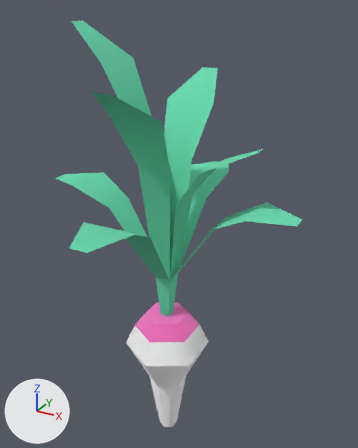
Two versions of the glTF model public/assets/models/food/radish.GLB, one commit apart.
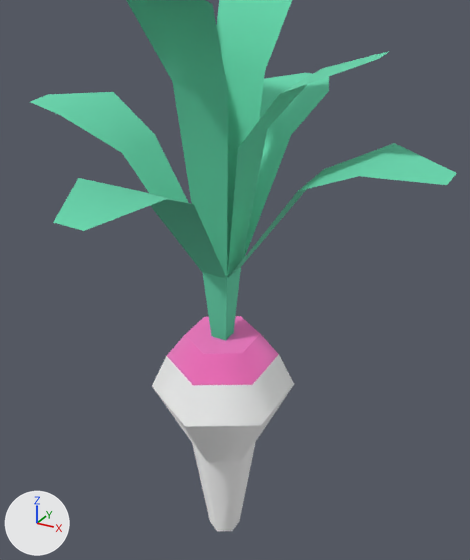
Each version is shown whole from a camera (50 mm lens) standing at (0.297, -0.506, 0.592) and looking at (0.006, 0.023, 0.328), then close up on the part from 11% to 87% of the width and 27% to 99% of the height. The axes (+X, +Y, +Z) are drawn at lower left. The lights are the same throughout. Vertices at the same position are counted once.

The scene before the commit, as lines of its bpy script (objects in view):
```python
me_mesh_radish_001 = bpy.data.meshes.new('Mesh radish.001')
me_mesh_radish_001.from_pydata(...)  # 86 vertices, 118 faces; spans x -0.172..0.172, y -0.172..0.172, z 0.0..0.576
# faces by material slot: [56, 22, 40]
me_mesh_radish_001.materials.append(mat_green_123)  # green #6adbb2
me_mesh_radish_001.materials.append(mat_purplelight_031)  # pink #ffaae5
me_mesh_radish_001.materials.append(mat_defaultmat_167)  # white #ffffff
ob_radish = bpy.data.objects.new('radish', me_mesh_radish_001)
ob_radish.location = (0.0, 0.0, 0.0)
```
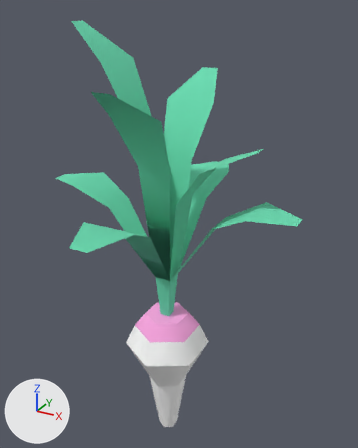
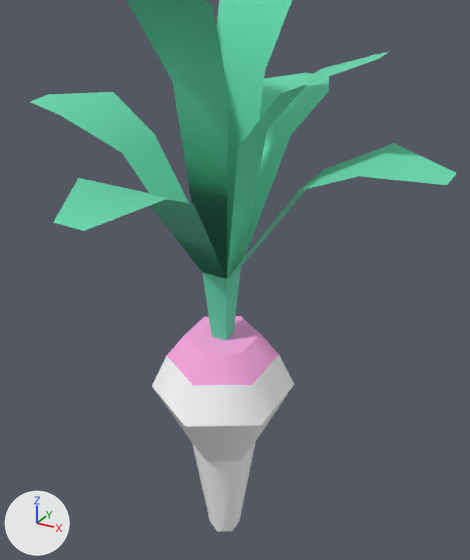
The newer file is also turned or shifted as a whole; pictures and numbers use the older file's frame.

What the commit changed:
Material 'purpleLight.044' (mat_purplelight_044) is new.
Its base color is (1.0, 0.4, 0.781) (pink #ffaae5).
Its roughness is 1.0.
Material '_defaultMat.235' (mat_defaultmat_235) is new.
Its base color is (1.0, 1.0, 1.0) (white #ffffff).
Its roughness is 1.0.
me_mesh_radish_001 has 86 vertices, 118 faces and spans x -0.172..0.172, y -0.172..0.172, z 0.0..0.576.
me_mesh_radish_001 is used by ob_radish; location (0.0, 0.0, 0.0).
me_mesh_radish_001 part 1: 3 of the faces centred in x -0.018..0.004, y -0.01..0.008, z 0.2..0.22 are now shaded flat.
me_mesh_radish_001 no longer uses material mat_purplelight_031 (pink #ffaae5).
me_mesh_radish_001 no longer uses material mat_defaultmat_167 (white #ffffff).
me_mesh_radish_001 now uses material mat_purplelight_044 (pink #ffaae5).
me_mesh_radish_001 now uses material mat_defaultmat_235 (white #ffffff).

Where the change shows, as pixel boxes (x1, y1, x2, y2) in the close-ups (470 x 560 px):
'radish', recoloured, shading changed
    both: (156, 122, 280, 526)
part 1 of me_mesh_radish_001, shading changed
    both: (185, 282, 227, 353)
